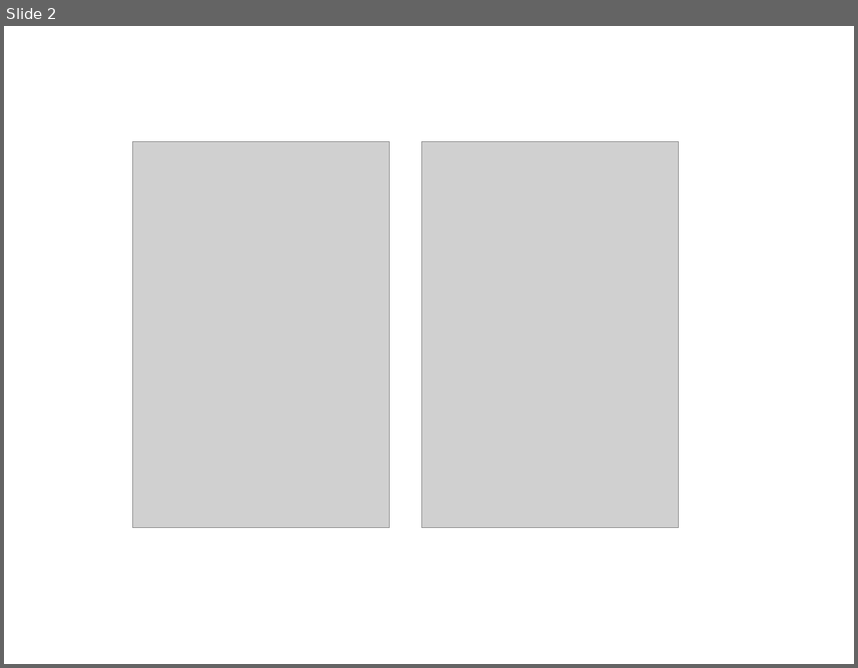
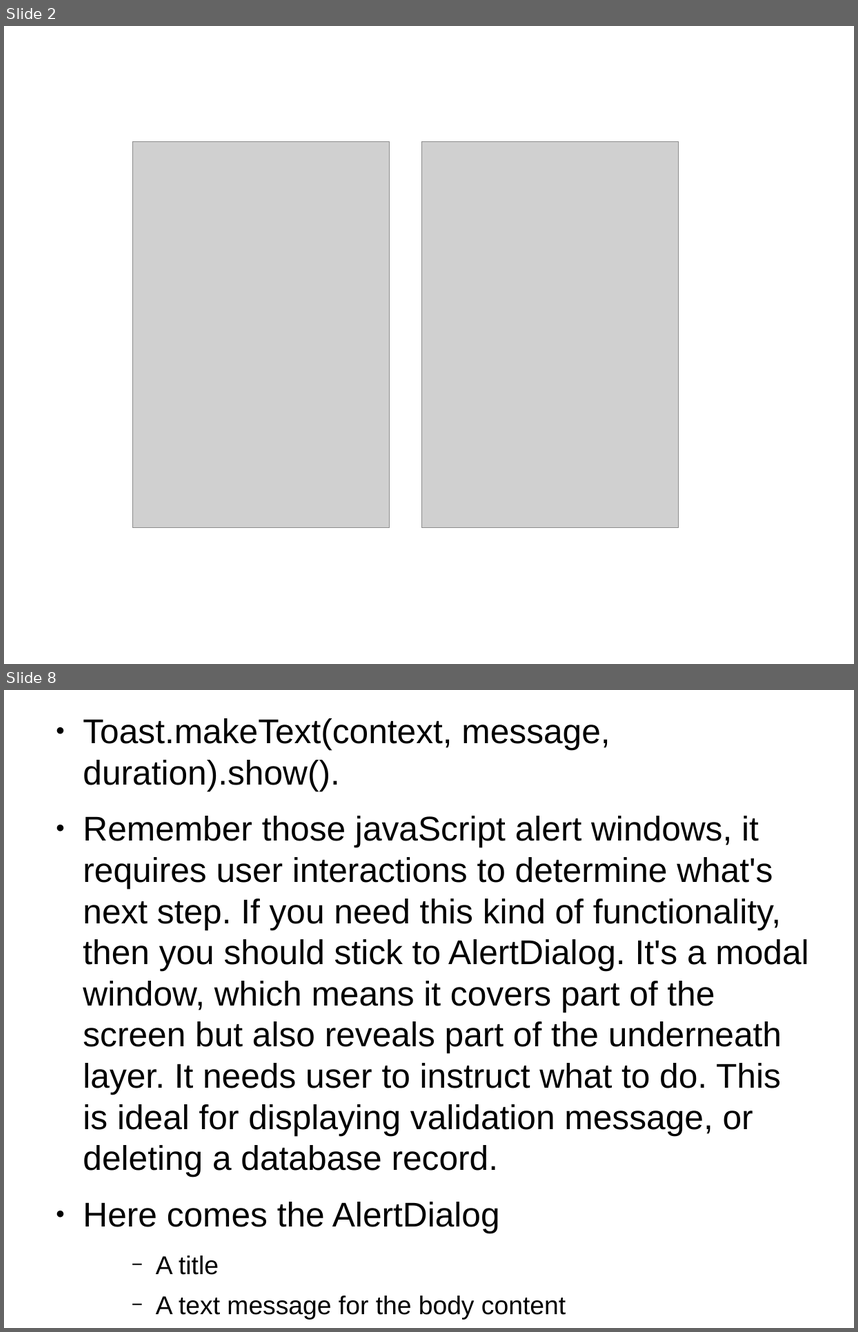
Before and after one commit to thegreatdao/testa, a slide deck: assets/android2.odp. Shown one above the other, each under a label of ours: slide 2 before the commit, slides 2 and 8 after it; the slides between them are not shown. The pictures are 858x668 and 858x1332 pixels, drawn with LibreOffice and Linux fonts; fonts in the diff are those of the drawing; grey boxes stand for pictures. Boxes give left, top, right and bottom in pixels: in the first picture for what was removed or moved away, otherwise in the second. Text is boxed around its words. In the diff, an @@ line names an element or a change of style, - is before the commit and + after.

```diff
--- a/assets/android2.odp
+++ b/assets/android2.odp
@@ slide 8 added at box(4, 690, 854, 1328), background #FFFFFF @@
@@ text added at box(83, 718, 809, 1319), 32 pt, text #000000 @@
+● Toast.makeText(context, message, duration).show().
+● Remember those javaScript alert windows, it requires user interactions to determine what's next step. If you need this kind of functionality, then you should stick to AlertDialog. It's a modal window, which means it covers part of the screen but also reveals part of the underneath layer. It needs user to instruct what to do. This is ideal for displaying validation message, or deleting a database record.
+● Here comes the AlertDialog
+    − A title
+    − A text message for the body content
+    − One , two, or three buttons
```
Also in this commit, not shown: 12 other slides added, 10 other files.
